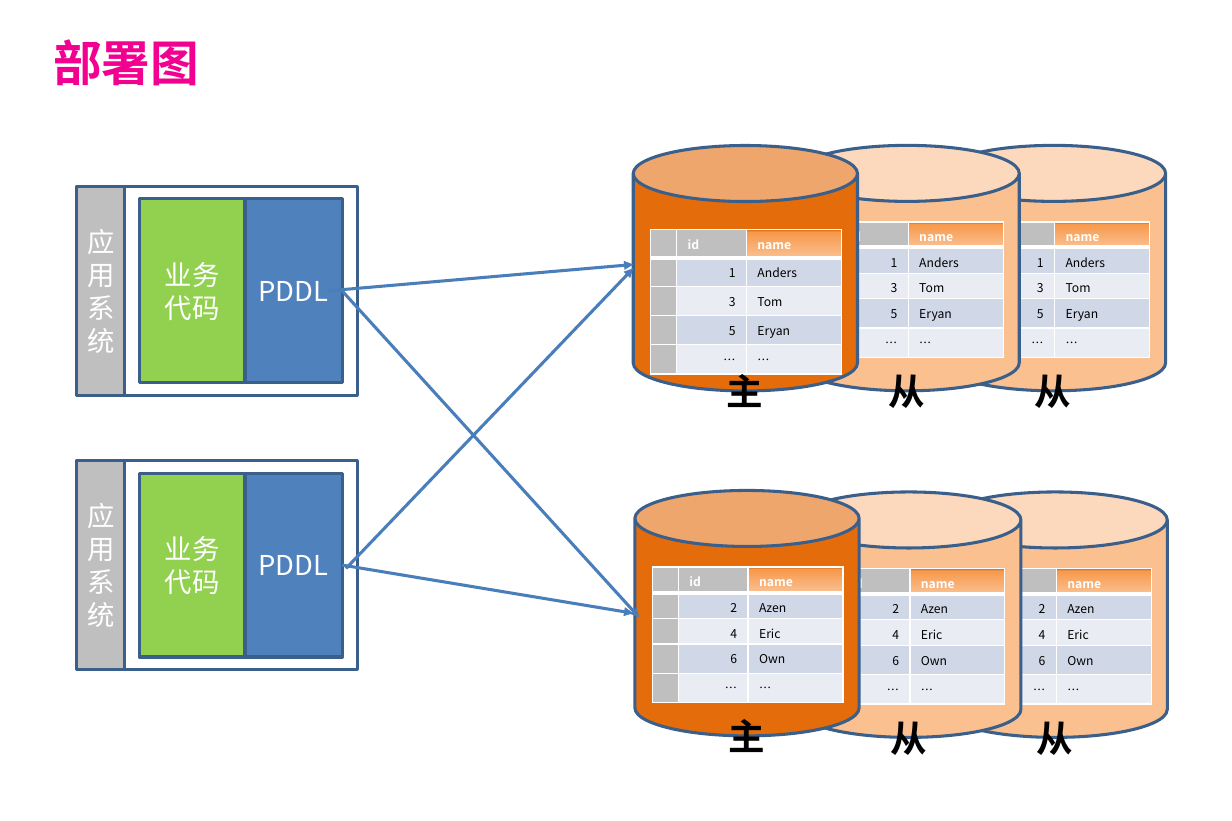
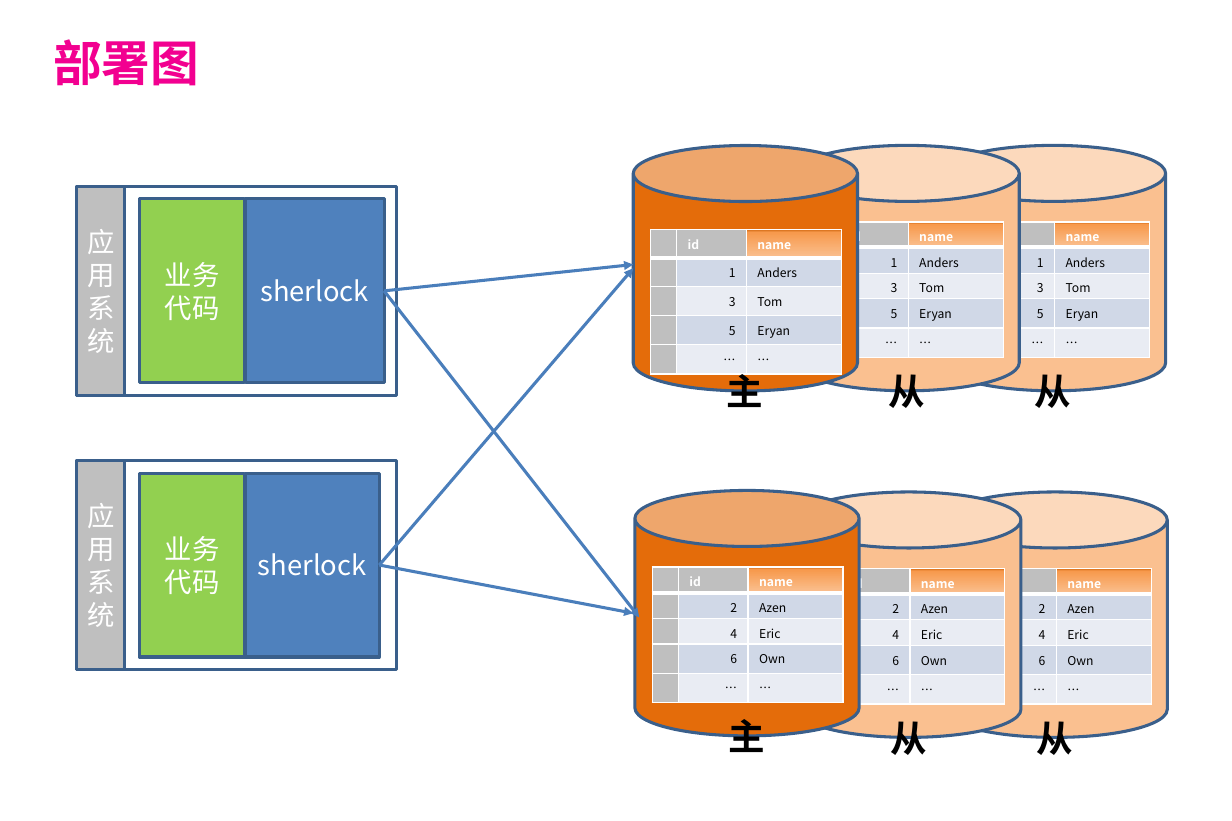
Before and after one commit to balancebeam/sherlock, a slide deck: slide 12 of sherlock-doc/数据路由介绍.pptx. Drawn at 1232x821 pixels with LibreOffice and Linux fonts; fonts in the diff are those of the drawing; background and template pictures are left out. Boxes give left, top, right and bottom in pixels: in the first picture for what was removed or moved away, otherwise in the second. Text is boxed around its words. In the diff, an @@ line names an element or a change of style, - is before the commit and + after.

```diff
--- a/sherlock-doc/数据路由介绍.pptx
+++ b/sherlock-doc/数据路由介绍.pptx
@@ rectangle resized from (x1=77, y1=186, x2=357, y2=395) to (x1=77, y1=186, x2=396, y2=395) @@
@@ rectangle "sherlock" resized from (x1=245, y1=199, x2=343, y2=383) to (x1=245, y1=199, x2=384, y2=383) @@
@@ arrow moved from (346, 568) - (633, 268) to (379, 565) - (633, 268) @@
@@ arrow moved from (329, 291) - (633, 265) to (384, 291) - (633, 265) @@
@@ text in rectangle at (x1=260, y1=279, x2=369, y2=302): text changed @@
-PDDL
+sherlock
@@ arrow moved from (342, 291) - (640, 618) to (384, 291) - (640, 618) @@
@@ rectangle resized from (x1=77, y1=461, x2=357, y2=670) to (x1=77, y1=461, x2=396, y2=670) @@
@@ rectangle "sherlock" resized from (x1=245, y1=473, x2=343, y2=657) to (x1=245, y1=473, x2=380, y2=657) @@
@@ text in rectangle at (x1=258, y1=553, x2=367, y2=576): text changed @@
-PDDL
+sherlock
@@ arrow moved from (342, 565) - (633, 613) to (379, 565) - (633, 613) @@
```
Also in this commit, not shown: 9 other slides changed, 1 other file.
